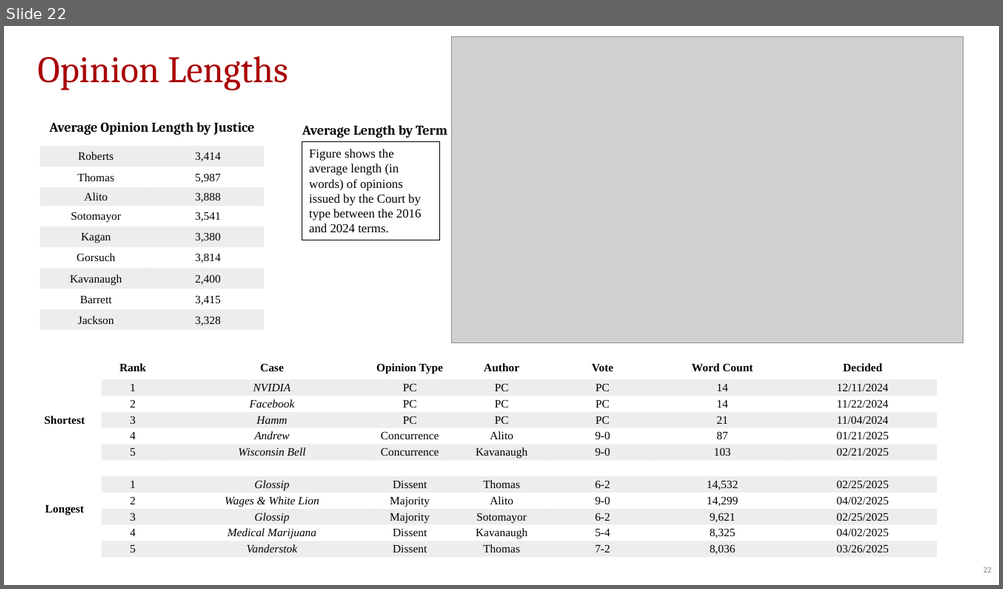
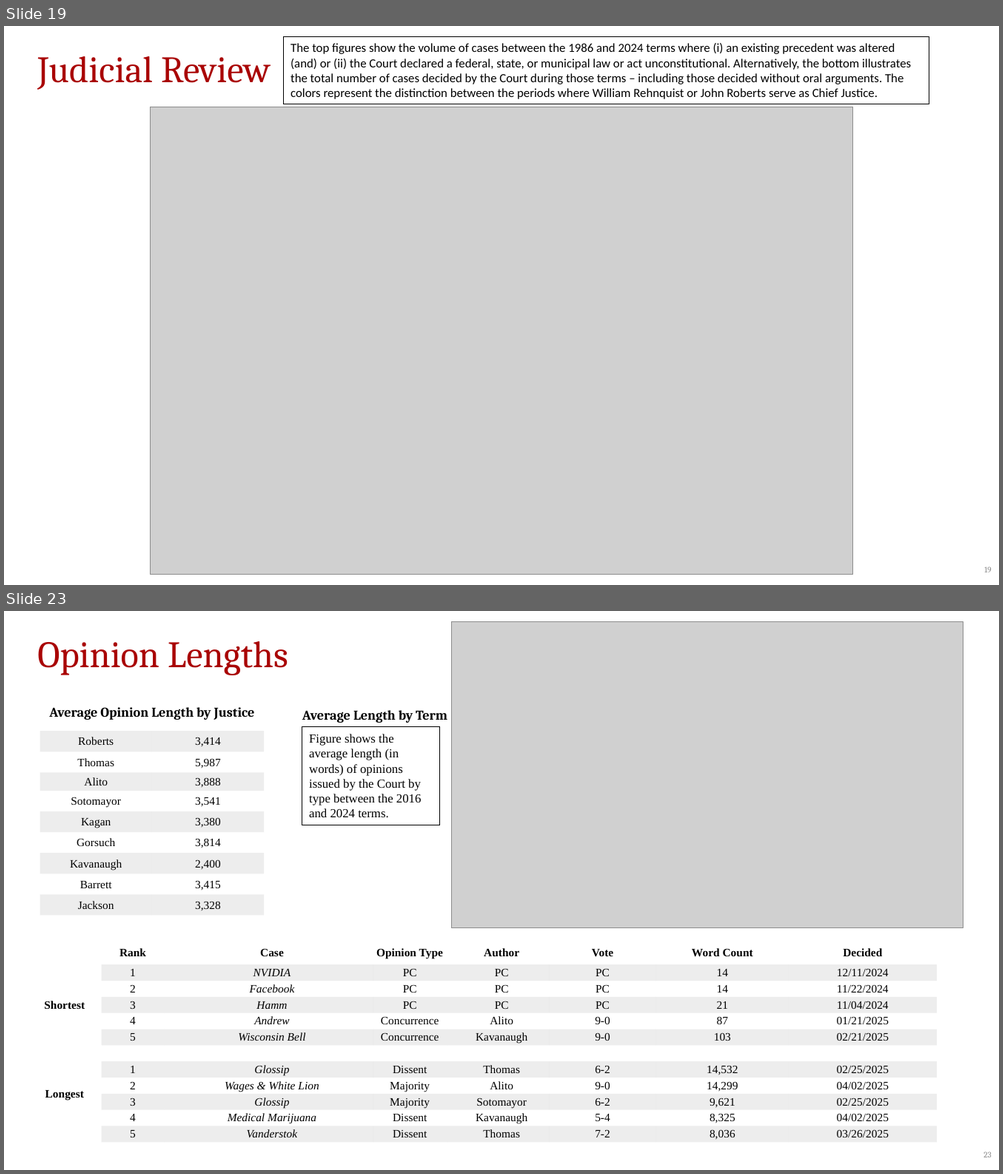
Before and after one commit to JakeTruscott/scotuswatch, a slide deck: Stat Reviews/OT24_StatReview/compilation/SCOTUSBlog/statpack_OT24.pptx. Shown one above the other, each under a label of ours: slide 22 before the commit, slides 19 and 23 after it; the slides between them are not shown. The pictures are 1003x589 and 1003x1174 pixels, drawn with LibreOffice and Linux fonts; fonts in the diff are those of the drawing; grey boxes stand for pictures. Boxes give left, top, right and bottom in pixels: in the first picture for what was removed or moved away, otherwise in the second. Text is boxed around its words. In the diff, an @@ line names an element or a change of style, - is before the commit and + after.

```diff
--- a/Stat Reviews/OT24_StatReview/compilation/SCOTUSBlog/statpack_OT24.pptx
+++ b/Stat Reviews/OT24_StatReview/compilation/SCOTUSBlog/statpack_OT24.pptx
@@ slide 19 added at [4,26,999,585], background #FFFFFF @@
@@ rectangle added at [283,36,928,104], outline #000000 0.75 pt, 12 pt, text #000000 @@
+The top figures show the volume of cases between the 1986 and 2024 terms where (i) an existing precedent was altered (and) or (ii) the Court declared a federal, state, or municipal law or act unconstitutional. Alternatively, the bottom illustrates the total number of cases decided by the Court during those terms – including those decided without oral arguments. The colors represent the distinction between the periods where William Rehnquist or John Roberts serve as Chief Justice.
@@ text added at [37,56,270,90], 36 pt, text #A90404 @@
+Judicial Review
@@ picture added at [151,107,852,575] @@
@@ page number added at [984,567,990,573], 8 pt, text #8C8C8C @@
+19
@@ what was slide 22 is now slide 23 @@
@@ page number at [983,1152,990,1158]: text changed @@
-22
+23
```
Also in this commit, not shown: 2 slides changed, 1 other slide added, 1 slide removed, 25 other files.
